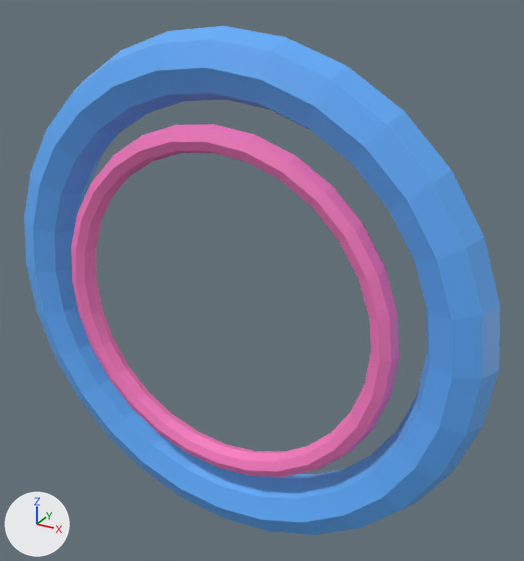
What one commit did to the glTF model assets/CosmicHalo_Cosmetic.glb.
Both versions are drawn from a 50 mm camera at (66.6, -108.2, 60.7) aimed at (4.7, 4.5, 4.4). Arrows for +X, +Y and +Z are at lower left; the lights stay in place. The older version comes first. Where no turn or scale is listed for an object, it has been applied to the vertices.

Names of what the first picture shows: 'CosmicHalo_Accent', 'CosmicHalo_Main'.
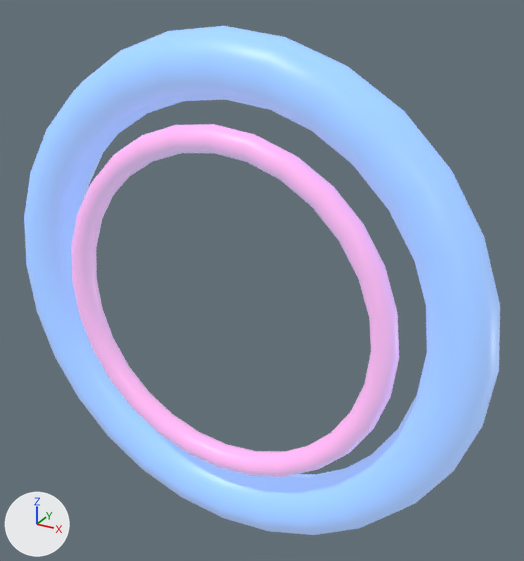
The newer file is also turned or shifted as a whole; pictures and numbers use the older file's frame.

Edits to the scene script, one JSON object a line:
```json
{"op": "add", "block": "mat_modelmaterial", "code": ["mat_modelmaterial = bpy.data.materials.new('ModelMaterial')", "mat_modelmaterial.use_nodes = True; mat_modelmaterial.node_tree.nodes.clear()", "_N = mat_modelmaterial.node_tree.nodes; _L = mat_modelmaterial.node_tree.links", "n0 = _N.new('ShaderNodeBsdfPrincipled'); n0.name = 'Principled BSDF'", "n0.inputs[2].default_value = 0.4  # 'Roughness'", "n0.inputs[27].default_value = (0.25, 0.3, 0.45, 1.0)  # 'Emission Color', greyish blue #8995b3", "n0.inputs[28].default_value = 1.0  # 'Emission Strength'", "n1 = _N.new('ShaderNodeOutputMaterial'); n1.name = 'Material Output'", "n2 = _N.new('ShaderNodeVertexColor'); n2.name = 'Color Attribute'", "_L.new(n0.outputs[0], n1.inputs[0])  # 'BSDF' to 'Surface'", "_L.new(n2.outputs[0], n0.inputs[0])  # 'Color' to 'Base Color'"]}
{"block": "me_cosmichalo_main", "where": "me_cosmichalo_main.from_pydata(...)  # 224 vertices, 448 faces; spans x -51.0..51.0, y -6.0..6.0, z -51.0..51.0"}
{"block": "me_cosmichalo_main", "where": "# used by ob_cosmichalo_main; location = (0.0, 0.0, 0.0)"}
{"op": "remove", "block": "me_cosmichalo_main", "code": "me_cosmichalo_main.materials.append(mat_defaultmaterial)"}
{"block": "me_cosmichalo_main", "change": "me_cosmichalo_main part 1: all faces are now shaded smooth (448 of 448 changed)"}
{"op": "add", "block": "me_cosmichalo_main", "code": "me_cosmichalo_main.materials.append(mat_modelmaterial)"}
{"block": "me_cosmichalo_accent", "where": "me_cosmichalo_accent.from_pydata(...)  # 224 vertices, 448 faces; spans x -35.5..35.5, y -6.5..-1.5, z -35.5..35.5"}
{"op": "remove", "block": "me_cosmichalo_accent", "code": "me_cosmichalo_accent.materials.append(mat_defaultmaterial_001)"}
{"op": "add", "block": "me_cosmichalo_accent", "code": "me_cosmichalo_accent.materials.append(mat_modelmaterial)"}
```

Location of each change, (x1, y1, x2, y2) in pixels of the pictures (524 x 561 px):
```json
{"object": "CosmicHalo_Main", "change": "recoloured, shading changed", "before": [24, 26, 500, 535], "after": [24, 26, 500, 535], "on screen": "lighter"}
{"object": "CosmicHalo_Accent", "change": "recoloured", "before": [71, 124, 399, 477], "after": [71, 124, 399, 477], "on screen": "lighter"}
```
